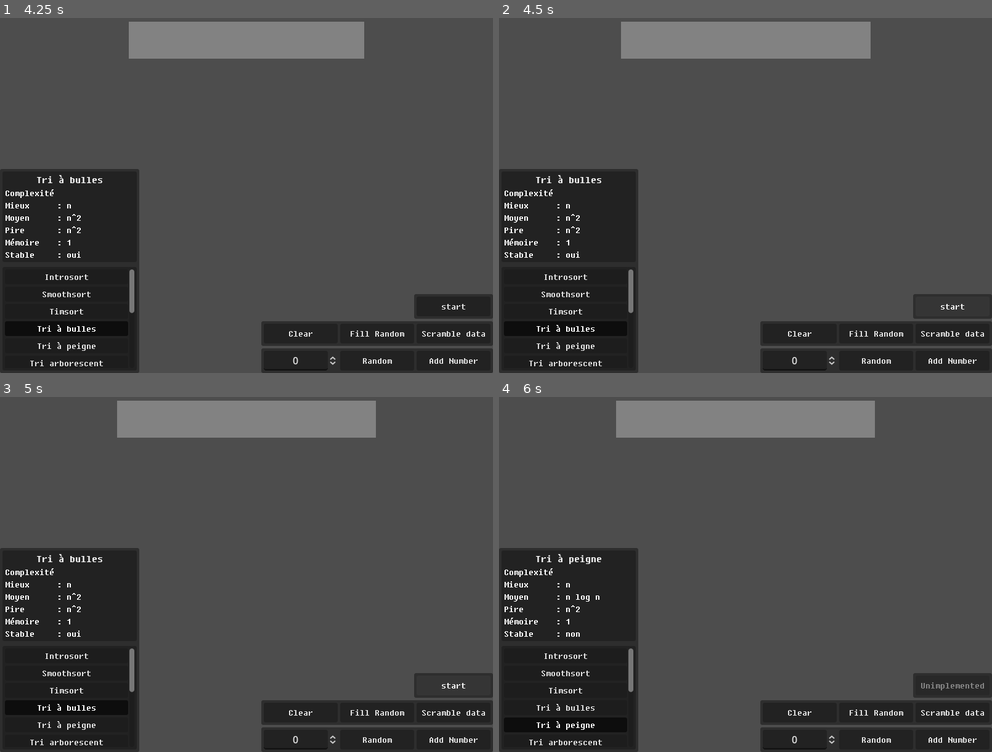
Above: before the commit, frames 1-4 (two rows, left to right).
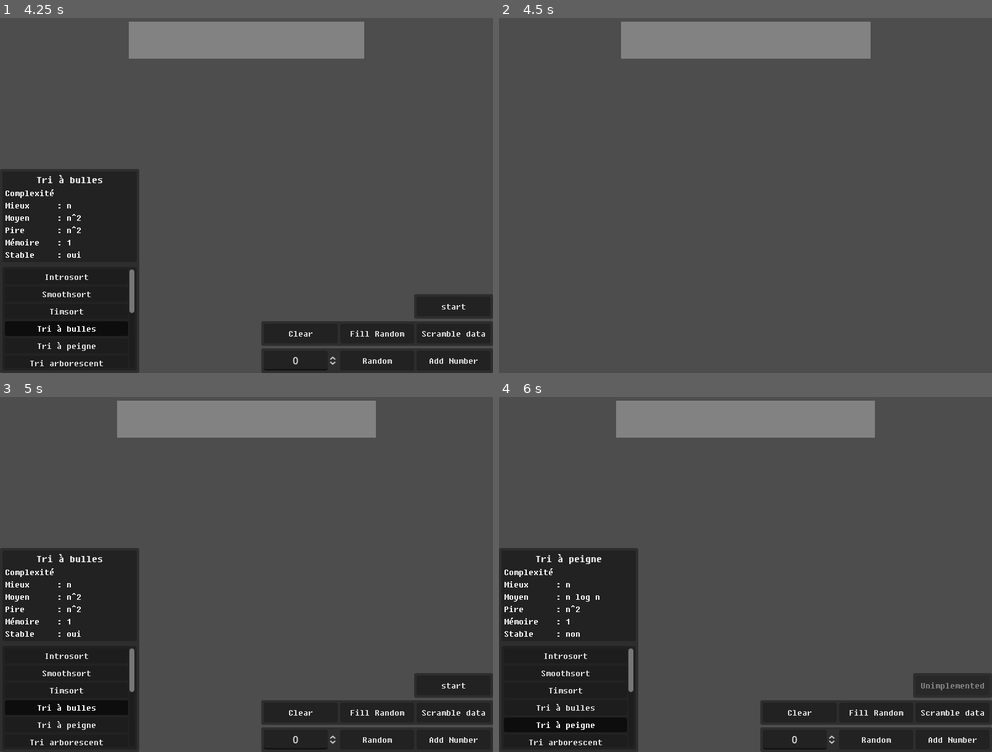
Above: after the commit, the same moments.

Repository: Mo-BiuS/AllSortOfSort
Game: Godot game, scene res://Main.tscn
Same seed, same stepped clock (60 frames per second), same inputs: the game is played once before the commit and once after it.
Inputs:
- Up to frame 1 (4.25 s): click "Scramble data" at 0.5 s; click "Introsort" at 1.25 s; click "Smoothsort" at 2 s; click "Timsort" at 2.75 s; click "Tri à bulles" at 3.5 s
- Up to frame 2 (4.5 s): click "start" at 4.25 s
- Up to frame 3 (5 s): no input
- Up to frame 4 (6 s): click "start" at 5 s; click "Tri à peigne" at 5.75 s

Frame 1 is identical in both runs. In frame 2, 23% of the frame differs, in the area x 0-100%, y 42-100%; in frame 3, less than 0.1%; in frame 4, nothing differs.

Commit message:
tri a bulle implemented

Diff:
--- a/Main.gd
+++ b/Main.gd
@@ -5,8 +5,16 @@
 @onready var arrayArea:ArrayArea = $Solver/ArrayArea
 @onready var solver:Control = $Solver
 
+@onready var solveCanvas = $SortCanvas
+@onready var inputCanvas = $InputCanvas
+
 var MAX_SIZE:int = 8;
 var selectedSort:String = ""
+var solving:bool = false
+
+func _process(delta):
+	if solving :
+		solver.solve(delta)
 
 func _on_number_select_add_number(val):
 	arrayArea.addNumber(val)
@@ -26,11 +34,23 @@
 	addNumber.disabled = false
 	fillRandom.disabled = false
 
-
 func _on_start_button_pressed():
 	print("start : "+selectedSort)
 	solver.set_script(load("res://src/script/"+selectedSort+".gd"))
-	solver.start()
+	solver.mainArray = arrayArea
+	solver.main = self
+
+	arrayArea.setSpeed(0.5)
+	solveCanvas.hide()
+	inputCanvas.hide()
+	solving = true
+
+func done():
+	arrayArea.setSpeed(1)
+	solveCanvas.show()
+	inputCanvas.show()
+	solver.set_script(null)
+	solving = false
 
 func _on_sort_list_sort_selected(str):
 	selectedSort = str;
--- a/src/item/ArrayArea.gd
+++ b/src/item/ArrayArea.gd
@@ -18,6 +18,12 @@
 	goalPos = Vector2(X_POS-size.x/2,Y_POS-size.y/2)
 	move()
 	moveChildren()
+
+func movingDone()->bool:
+	var childDone = true;
+	for i in get_children():
+		if i is NumberBlock: childDone = childDone && i.movingDone()
+	return childDone && goalPos == global_position && goalSize == size
 
 func grow():
 	if(size.x < goalSize.x):
@@ -52,11 +58,20 @@
 		get_children()[i].goalPos.x = -15+global_position.x+(size.x-10)*i/get_child_count()+size.x/2/get_child_count()
 		get_children()[i].goalPos.y = 10+global_position.y
 
+func swap(i,j):
+	move_child(get_children()[i],j)
+
+func setSpeed(val:float):
+	for i in get_children():
+		if i is NumberBlock:
+			i.moveSpeed = val
+
 func shuffle():
 	var child = get_children()
 	child.shuffle()
 	clear()
 	for i in child:
+		i.setColor(0)
 		add_child(i)
 
 func clear():
--- a/src/item/NumberBlock.gd
+++ b/src/item/NumberBlock.gd
@@ -1,12 +1,12 @@
 class_name NumberBlock extends ColorRect
 
 var goalPos:Vector2 = Vector2(0,0)
-var MOVE_SPEED = 1;
+var moveSpeed = 1;
 
-var WHITE = 0;
-var GREEN = 1;
-var RED = 2;
-var YELLOW = 3;
+const WHITE = 0;
+const GREEN = 1;
+const RED = 2;
+const YELLOW = 3;
 
 @onready var numberLabel:Label = $CenterContainer/numberLabel
 var val:int = 0;
@@ -14,6 +14,9 @@
 func _process(delta):
 	numberLabel.text = str(val)
 	move()
+
+func movingDone()->bool:
+	return goalPos == global_position
 
 func setColor(i:int):
 	match i:
@@ -30,15 +33,15 @@
 
 func move():
 	if(global_position.x < goalPos.x):
-		global_position.x += MOVE_SPEED;
+		global_position.x += moveSpeed;
 		if(global_position.x > goalPos.x):global_position.x = goalPos.x
 	elif(global_position.x > goalPos.x):
-		global_position.x -= MOVE_SPEED;
+		global_position.x -= moveSpeed;
 		if(global_position.x < goalPos.x):global_position.x = goalPos.x
 
 	if(global_position.y < goalPos.y):
-		global_position.y += MOVE_SPEED;
+		global_position.y += moveSpeed;
 		if(global_position.y > goalPos.y):global_position.y = goalPos.y
 	elif(global_position.y > goalPos.y):
-		global_position.y -= MOVE_SPEED;
+		global_position.y -= moveSpeed;
 		if(global_position.y < goalPos.y):global_position.y = goalPos.y
--- a/src/script/Tri à bulles.gd
+++ b/src/script/Tri à bulles.gd
@@ -1,4 +1,35 @@
 extends Control
 
-func start():
-	print("tri a bulle start")
+var mainArray:ArrayArea
+var main
+
+var state = 0;
+const PARSE = 0;
+
+const WHITE = 0;
+const GREEN = 1;
+const RED = 2;
+const YELLOW = 3;
+
+var pointer = 0;
+var waitTime = 0
+
+func solve(delta):
+	if(waitTime > 0):waitTime-=delta
+	elif(mainArray.movingDone()):
+		if(pointer == 0 && mainArray.getSize() > 0):
+			mainArray.setColor(0,GREEN)
+			pointer+=1;
+			waitTime = 0.5
+		elif(pointer < mainArray.getSize()):
+			if(mainArray.getValue(pointer) < mainArray.getValue(pointer-1)):
+				mainArray.setColor(pointer,YELLOW)
+				mainArray.setColor(pointer-1,YELLOW)
+				mainArray.swap(pointer,pointer-1)
+				pointer-=1;
+			else:
+				mainArray.setColor(pointer,GREEN)
+				pointer+=1;
+				waitTime = 0.5
+		else:
+			main.done()
